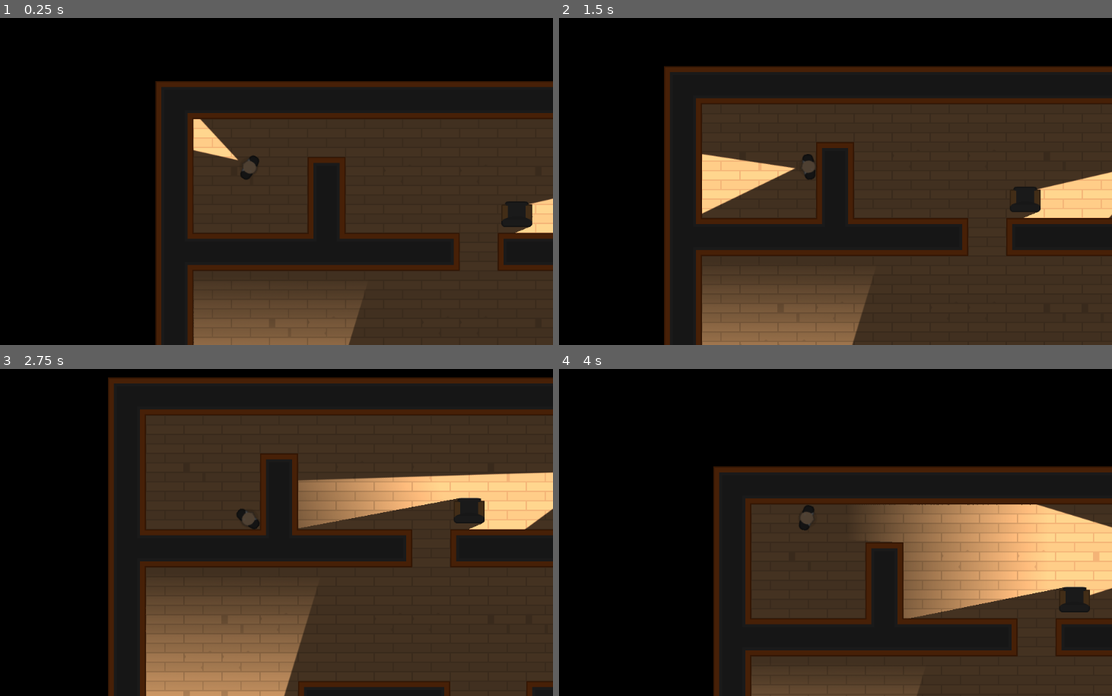
Above: before the commit, frames 1-4 (two rows, left to right).
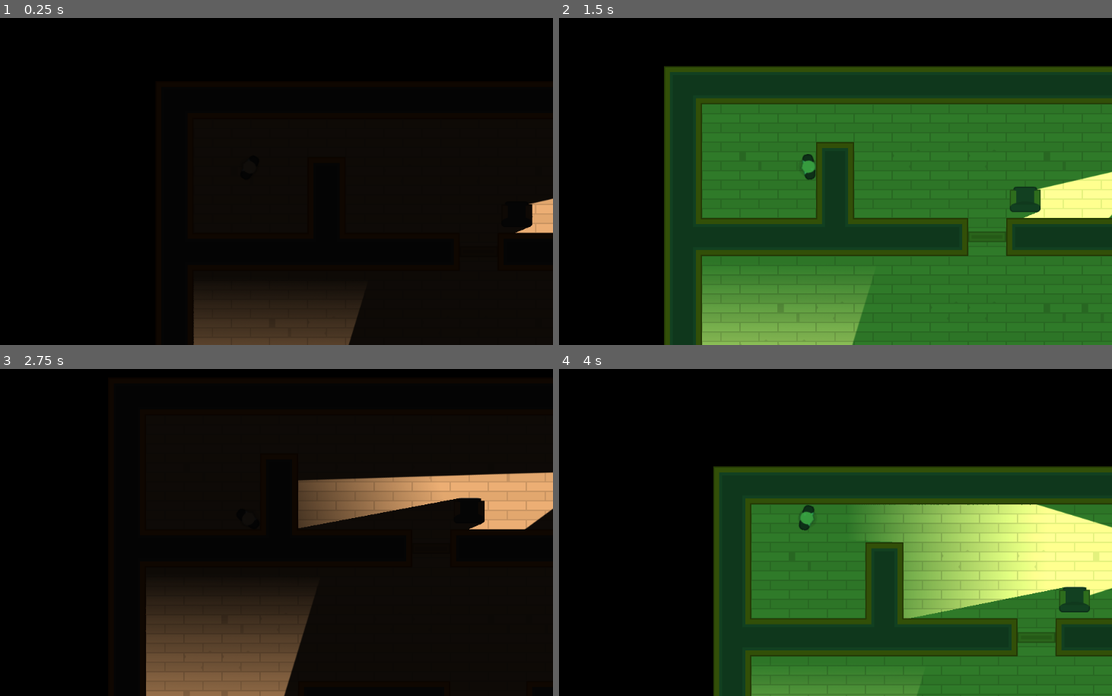
Above: after the commit, the same moments.

Repository: axsaucedo/godot-2d-game
Game: Godot game, scene res://Levels/Level1.tscn
Same seed, same stepped clock (60 frames per second), same inputs: the game is played once before the commit and once after it.
Inputs (mouse positions are in pixels of both pictures, inside the frame that each line leads up to):
- Up to frame 1 (0.25 s): no input
- Up to frame 2 (1.5 s): tap Enter at 0.5 s; move the mouse to (940, 148) at 0.52 s; hold D (move_right) 0.53-1.28 s; tap Space (torch_toggle, bound only before the commit) at 0.6, 1.35 s; click (940, 148) at 0.67 s; move the mouse to (686, 184) at 1.27 s; hold S (move_down) from 1.28 s (still down); click (686, 184) at 1.42 s
- Up to frame 3 (2.75 s): move the mouse to (309, 440) at 2.02 s; release S (move_down) at 2.03 s; hold D (move_right) from 2.03 s (still down); tap Space (torch_toggle, bound only before the commit) at 2.1 s; click (309, 440) at 2.17 s
- Up to frame 4 (4 s): move the mouse to (774, 588) at 2.77 s; release D (move_right) at 2.78 s; hold W (move_up) 2.78-3.53 s; tap Space (torch_toggle, bound only before the commit) at 2.85, 3.6 s; click (774, 588) at 2.92 s; move the mouse to (990, 571) at 3.52 s; hold A (move_left) from 3.53 s (still down); click (990, 571) at 3.67 s

The runs differ from the first frame. In frame 1, 43% of the frame differs, in the area x 28-100%, y 19-100%; in frame 2, 69%, in the area x 18-100%, y 14-100%; in frame 3, 61%; in frame 4, 51%.
Error in both runs: Invalid get index '0' (on base: 'PoolVector2Array'). (res://Characters/NPCs/Guard.gd:22)

Commit message:
ADded animated doors

Diff:
--- a/Characters/NPCs/Guard.tscn
+++ b/Characters/NPCs/Guard.tscn
@@ -6,6 +6,8 @@
 [ext_resource path="res://Characters/NPCs/Guard.gd" type="Script" id=4]
 
 [node name="Guard" instance=ExtResource( 3 )]
+collision_layer = 4
+collision_mask = 3
 script = ExtResource( 4 )
 
 [node name="Sprite" parent="." index="0"]
--- a/Characters/Player.tscn
+++ b/Characters/Player.tscn
@@ -1,9 +1,8 @@
-[gd_scene load_steps=5 format=2]
+[gd_scene load_steps=4 format=2]
 
 [ext_resource path="res://Characters/TemplateCharacter.tscn" type="PackedScene" id=1]
 [ext_resource path="res://Player.gd" type="Script" id=2]
 [ext_resource path="res://assets/GFX/PNG/Hitman 1/hitman1_stand.png" type="Texture" id=3]
-[ext_resource path="res://Lightmaps/Torch.tscn" type="PackedScene" id=4]
 
 [node name="Player" instance=ExtResource( 1 )]
 collision_mask = 6
@@ -11,7 +10,3 @@
 
 [node name="Sprite" parent="." index="0"]
 texture = ExtResource( 3 )
-
-[node name="Torch" parent="." index="2" instance=ExtResource( 4 )]
-position = Vector2( 16, 0 )
-offset = Vector2( 320, 0 )
--- /dev/null
+++ b/Doors/Door.gd
@@ -0,0 +1,22 @@
+extends Area2D
+
+var can_click = false
+
+
+func _on_Door_body_entered(body):
+	if body.collision_layer == 1:
+		can_click = true
+	else:
+		open()
+
+func _on_Door_body_exited(body):
+	if body.collision_layer == 1:
+		can_click = false
+
+
+func _on_Door_input_event(viewport, event, shape_idx):
+	if Input.is_mouse_button_pressed(BUTTON_LEFT) and can_click:
+		open()
+
+func open():
+	$AnimationPlayer.play("Open")
--- /dev/null
+++ b/Doors/Door.tscn
@@ -0,0 +1,81 @@
+[gd_scene load_steps=9 format=2]
+
+[ext_resource path="res://assets/GFX/PNG/Tiles/tile_473.png" type="Texture" id=1]
+[ext_resource path="res://assets/SFX/doorOpen_2.ogg" type="AudioStream" id=2]
+[ext_resource path="res://assets/SFX/doorClose_1.ogg" type="AudioStream" id=3]
+[ext_resource path="res://Doors/Door.gd" type="Script" id=4]
+
+[sub_resource type="RectangleShape2D" id=1]
+extents = Vector2( 32, 40 )
+
+[sub_resource type="RectangleShape2D" id=2]
+extents = Vector2( 32, 10 )
+
+[sub_resource type="OccluderPolygon2D" id=3]
+closed = false
+polygon = PoolVector2Array( -32, -8, 32, -8, 32, 8, -32, 8 )
+
+[sub_resource type="Animation" id=4]
+resource_name = "Open"
+length = 4.0
+tracks/0/type = "value"
+tracks/0/path = NodePath("DoorSprite:position")
+tracks/0/interp = 1
+tracks/0/loop_wrap = true
+tracks/0/imported = false
+tracks/0/enabled = true
+tracks/0/keys = {
+"times": PoolRealArray( 0, 1, 3, 4 ),
+"transitions": PoolRealArray( 1, 1, 1, 1 ),
+"update": 0,
+"values": [ Vector2( 0, 0 ), Vector2( -64, 0 ), Vector2( -64, 0 ), Vector2( 0, 0 ) ]
+}
+tracks/1/type = "audio"
+tracks/1/path = NodePath("AudioStreamPlayer2D")
+tracks/1/interp = 1
+tracks/1/loop_wrap = true
+tracks/1/imported = false
+tracks/1/enabled = true
+tracks/1/keys = {
+"clips": [ {
+"end_offset": 0.0,
+"start_offset": 0.0,
+"stream": ExtResource( 2 )
+}, {
+"end_offset": 0.0,
+"start_offset": 0.0,
+"stream": ExtResource( 3 )
+} ],
+"times": PoolRealArray( 0, 3.6 )
+}
+
+[node name="Door" type="Area2D"]
+collision_layer = 2
+collision_mask = 5
+script = ExtResource( 4 )
+
+[node name="CharacterDetector" type="CollisionShape2D" parent="."]
+shape = SubResource( 1 )
+
+[node name="DoorSprite" type="Sprite" parent="."]
+texture = ExtResource( 1 )
+
+[node name="StaticBody2D" type="StaticBody2D" parent="DoorSprite"]
+collision_layer = 2
+collision_mask = 5
+
+[node name="CollisionShape2D" type="CollisionShape2D" parent="DoorSprite/StaticBody2D"]
+visible = false
+shape = SubResource( 2 )
+
+[node name="LightOccluder2D" type="LightOccluder2D" parent="DoorSprite"]
+occluder = SubResource( 3 )
+
+[node name="AnimationPlayer" type="AnimationPlayer" parent="."]
+anims/Open = SubResource( 4 )
+
+[node name="AudioStreamPlayer2D" type="AudioStreamPlayer2D" parent="."]
+stream = ExtResource( 3 )
+[connection signal="body_entered" from="." to="." method="_on_Door_body_entered"]
+[connection signal="body_exited" from="." to="." method="_on_Door_body_exited"]
+[connection signal="input_event" from="." to="." method="_on_Door_input_event"]
--- /dev/null
+++ b/Interface/VisionMode.gd
@@ -0,0 +1,32 @@
+extends CanvasModulate
+
+const DARK = Color("111111")
+const NIGHTVISION = Color("37bf62")
+
+var cooldown = false
+
+func _ready():
+	color = DARK
+	visible = true
+
+func cycle_vision_mode():
+	if not cooldown:
+		if color == NIGHTVISION:
+			DARK_mode()
+		else:
+			NIGHTVISION_mode()
+		cooldown = true
+		$Timer.start()
+
+func DARK_mode():
+	color = DARK
+	$AudioStreamPlayer2D.stream = load("res://assets/SFX/nightvision_off.wav")
+	$AudioStreamPlayer2D.play()
+
+func NIGHTVISION_mode():
+	color = NIGHTVISION
+	$AudioStreamPlayer2D.stream = load("res://assets/SFX/nightvision.wav")
+	$AudioStreamPlayer2D.play()
+
+func _on_Timer_timeout():
+	cooldown = false
--- /dev/null
+++ b/Interface/VisionMode.tscn
@@ -0,0 +1,16 @@
+[gd_scene load_steps=2 format=2]
+
+[ext_resource path="res://Interface/VisionMode.gd" type="Script" id=1]
+
+[node name="VisionMode" type="CanvasModulate" groups=[
+"Interface",
+]]
+visible = false
+color = Color( 0.345098, 0.345098, 0.345098, 1 )
+script = ExtResource( 1 )
+
+[node name="AudioStreamPlayer2D" type="AudioStreamPlayer2D" parent="."]
+
+[node name="Timer" type="Timer" parent="."]
+one_shot = true
+[connection signal="timeout" from="Timer" to="." method="_on_Timer_timeout"]
--- a/Levels/Level1.tscn
+++ b/Levels/Level1.tscn
@@ -1,8 +1,9 @@
-[gd_scene load_steps=4 format=2]
+[gd_scene load_steps=5 format=2]
 
 [ext_resource path="res://Levels/TemplateLevel.tscn" type="PackedScene" id=1]
 [ext_resource path="res://Characters/NPCs/Camera.tscn" type="PackedScene" id=2]
 [ext_resource path="res://Characters/NPCs/Guard.tscn" type="PackedScene" id=3]
+[ext_resource path="res://Doors/Door.tscn" type="PackedScene" id=4]
 
 [node name="TemplateLevel" instance=ExtResource( 1 )]
 
@@ -66,3 +67,20 @@
 [node name="Guard3" parent="Guards" index="2" instance=ExtResource( 3 )]
 position = Vector2( 1408, 512 )
 rotation = 4.71239
+
+[node name="Door" parent="Doors" index="0" instance=ExtResource( 4 )]
+position = Vector2( 544, 288 )
+
+[node name="Door2" parent="Doors" index="1" instance=ExtResource( 4 )]
+position = Vector2( 928, 288 )
+
+[node name="Door3" parent="Doors" index="2" instance=ExtResource( 4 )]
+position = Vector2( 1440, 288 )
+
+[node name="Door4" parent="Doors" index="3" instance=ExtResource( 4 )]
+position = Vector2( 1120, 480 )
+rotation = 1.5708
+
+[node name="Door5" parent="Doors" index="4" instance=ExtResource( 4 )]
+position = Vector2( 1120, 928 )
+rotation = 1.5708
--- a/Levels/TemplateLevel.tscn
+++ b/Levels/TemplateLevel.tscn
@@ -1,8 +1,9 @@
-[gd_scene load_steps=13 format=2]
+[gd_scene load_steps=14 format=2]
 
 [ext_resource path="res://Tiles/Tiles.tres" type="TileSet" id=1]
 [ext_resource path="res://Characters/Player.tscn" type="PackedScene" id=2]
 [ext_resource path="res://assets/GFX/Tilesheet/tilesheet_complete.png" type="Texture" id=3]
+[ext_resource path="res://Interface/VisionMode.tscn" type="PackedScene" id=4]
 
 [sub_resource type="OccluderPolygon2D" id=7]
 polygon = PoolVector2Array( 0, 0, 64, 0, 64, 64, 0, 64 )
@@ -139,9 +140,10 @@
 [node name="Camera2D" type="Camera2D" parent="Player"]
 current = true
 
-[node name="CanvasModulate" type="CanvasModulate" parent="."]
-color = Color( 0.309804, 0.309804, 0.309804, 1 )
+[node name="VisionMode" parent="." instance=ExtResource( 4 )]
 
 [node name="Cameras" type="Node" parent="."]
 
 [node name="Guards" type="Node" parent="."]
+
+[node name="Doors" type="Node" parent="."]
--- a/Player.gd
+++ b/Player.gd
@@ -1,6 +1,9 @@
 extends "res://Characters/TemplateCharacter.gd"
 
 var motion = Vector2()
+
+func _ready():
+	AudioServer.set_bus_volume_db(0, -12)
 
 func _physics_process(delta):
 	update_movement()
@@ -23,5 +26,5 @@
 		motion.x = lerp(motion.x, 0, FRICTION)
 
 func _input(event):
-	if Input.is_action_just_pressed("torch_toggle"):
-		 $Torch.enabled = !$Torch.enabled
+	if Input.is_action_just_pressed("toggle_vision_mode"):
+		 get_tree().call_group("Interface", "cycle_vision_mode")
--- a/Tiles/Tiles.tres
+++ b/Tiles/Tiles.tres
@@ -695,7 +695,7 @@
 "shape": SubResource( 103 ),
 "shape_transform": Transform2D( 1, 0, 0, 1, 0, 0 )
 } ]
-1/z_index = 0
+1/z_index = 1
 3/name = "Floor1"
 3/texture = ExtResource( 1 )
 3/tex_offset = Vector2( 0, 0 )
--- a/project.godot
+++ b/project.godot
@@ -41,7 +41,7 @@
 "events": [ Object(InputEventKey,"resource_local_to_scene":false,"resource_name":"","device":0,"alt":false,"shift":false,"control":false,"meta":false,"command":false,"pressed":false,"scancode":68,"unicode":0,"echo":false,"script":null)
  ]
 }
-torch_toggle={
+toggle_vision_mode={
 "deadzone": 0.5,
 "events": [ Object(InputEventKey,"resource_local_to_scene":false,"resource_name":"","device":0,"alt":false,"shift":false,"control":false,"meta":false,"command":false,"pressed":false,"scancode":32,"unicode":0,"echo":false,"script":null)
  ]
Not shown, changed: assets/SFX/doorClose_1.ogg.import
Not shown, changed: assets/SFX/doorClose_2.ogg.import
Not shown, changed: assets/SFX/doorClose_3.ogg.import
Not shown, changed: assets/SFX/doorClose_4.ogg.import
Not shown, changed: assets/SFX/doorOpen_1.ogg.import
Not shown, changed: assets/SFX/doorOpen_2.ogg.import
